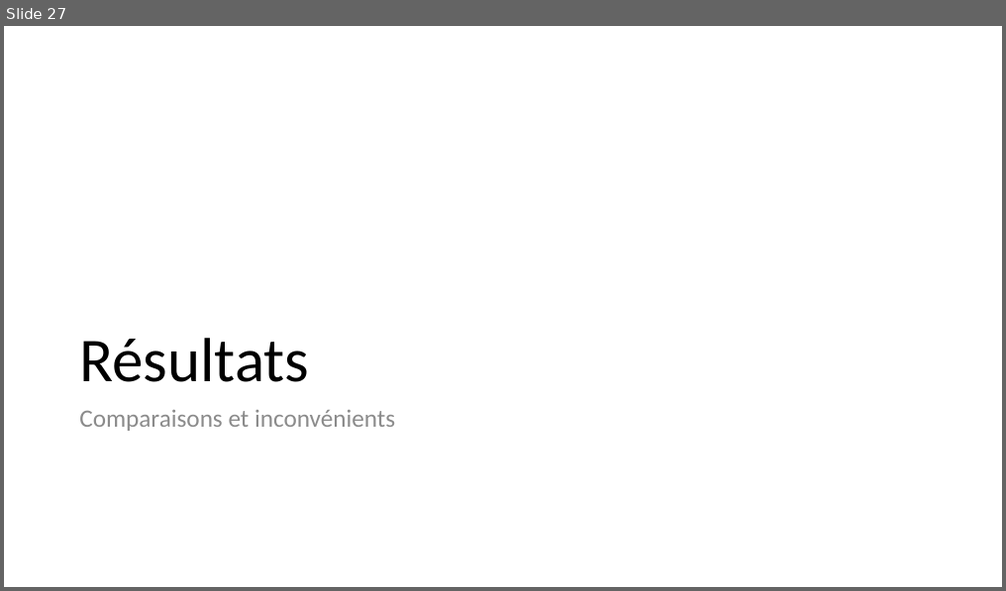
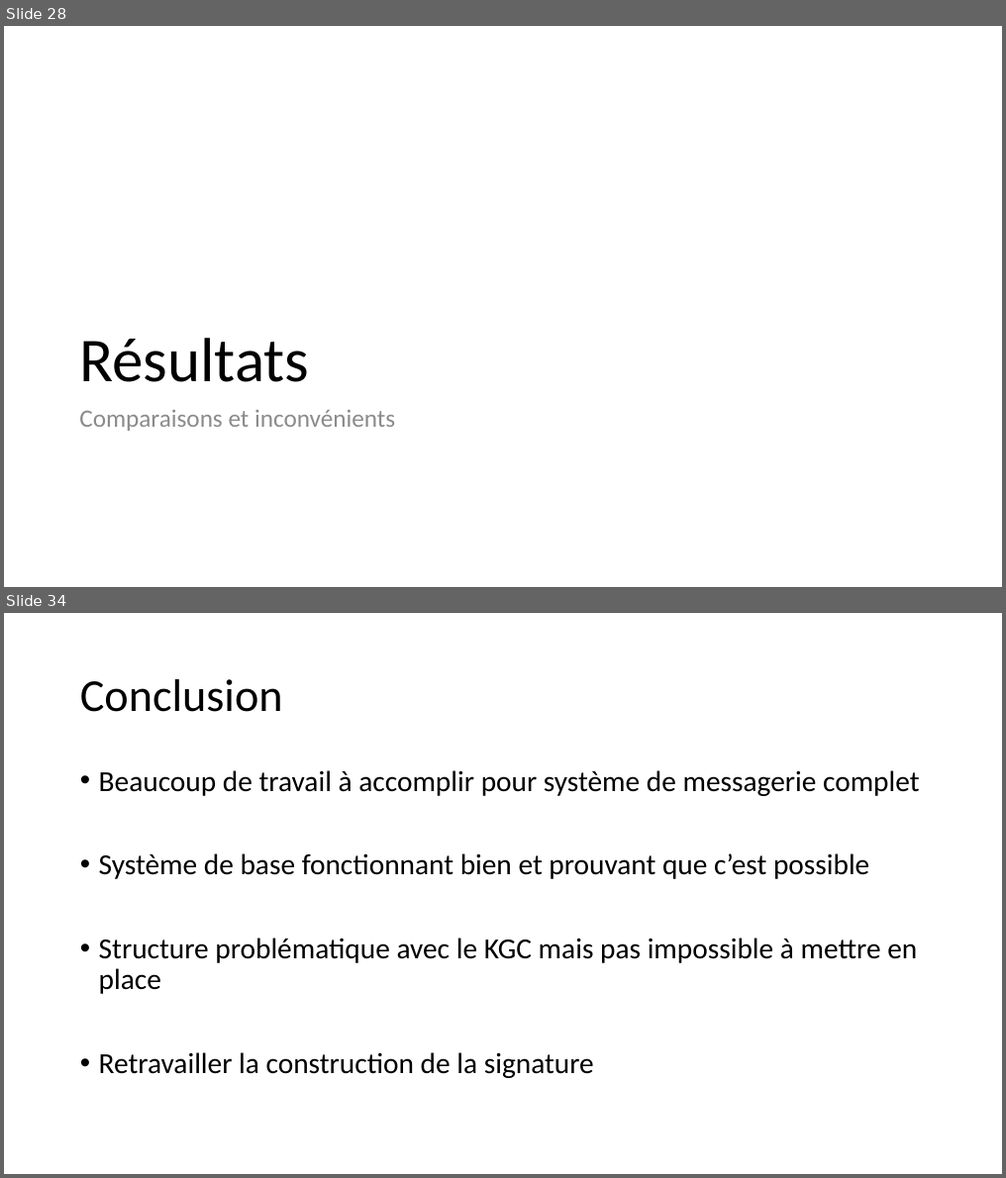
Before and after one commit to mbonjour/TB_Bonjour, a slide deck: Presentation/Presentation_TB_Mickael_Bonjour.pptx. Shown one above the other, each under a label of ours: slide 27 before the commit, slides 28 and 34 after it; the slides between them are not shown. The pictures are 1006x591 and 1006x1178 pixels, drawn with LibreOffice and Linux fonts; fonts in the diff are those of the drawing; background and template pictures are left out. Boxes give left, top, right and bottom in pixels: in the first picture for what was removed or moved away, otherwise in the second. Text is boxed around its words. In the diff, an @@ line names an element or a change of style, - is before the commit and + after.

```diff
--- a/Presentation/Presentation_TB_Mickael_Bonjour.pptx
+++ b/Presentation/Presentation_TB_Mickael_Bonjour.pptx
@@ slide 34 added at (x1=4, y1=613, x2=1002, y2=1174), background #FFFFFF @@
@@ title added at (x1=80, y1=679, x2=283, y2=712), 44 pt, text #000000 @@
+Conclusion
@@ text added at (x1=99, y1=770, x2=920, y2=1078), 28 pt, text #000000 @@
+• Beaucoup de travail à accomplir pour système de messagerie complet
+• Système de base fonctionnant bien et prouvant que c’est possible
+• Structure problématique avec le KGC mais pas impossible à mettre en place
+• Retravailler la construction de la signature
@@ what was slide 27 is now slide 28 @@
```
Also in this commit, not shown: 17 slides changed, 4 other slides added, 1 slide removed.
